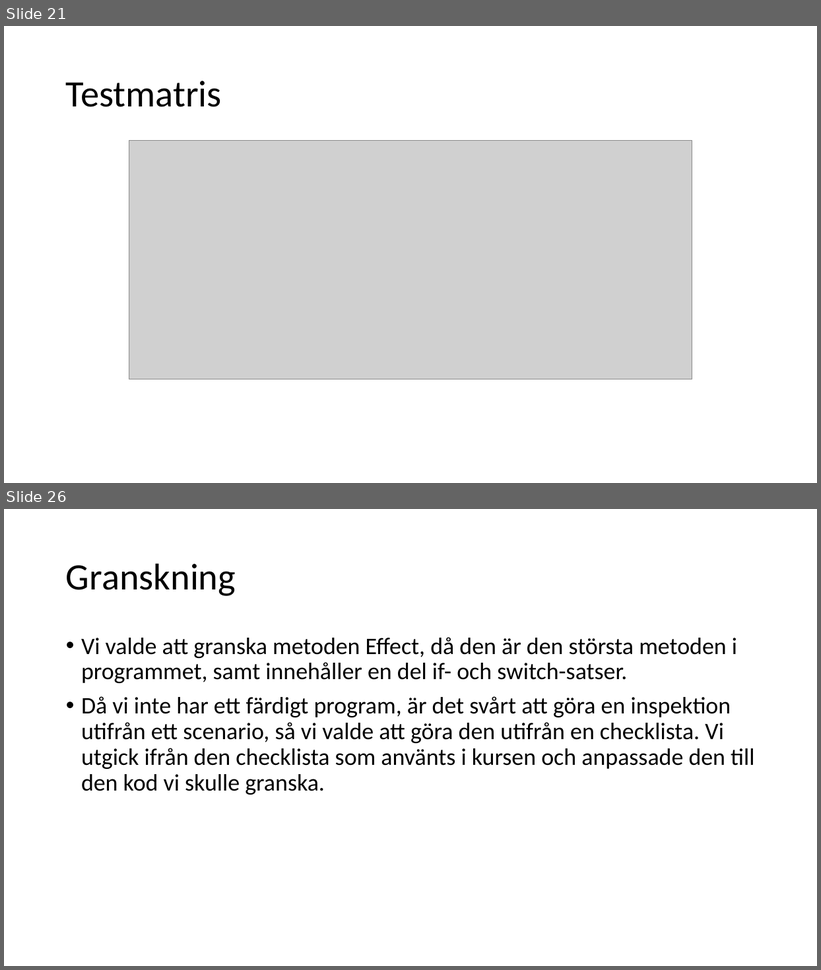
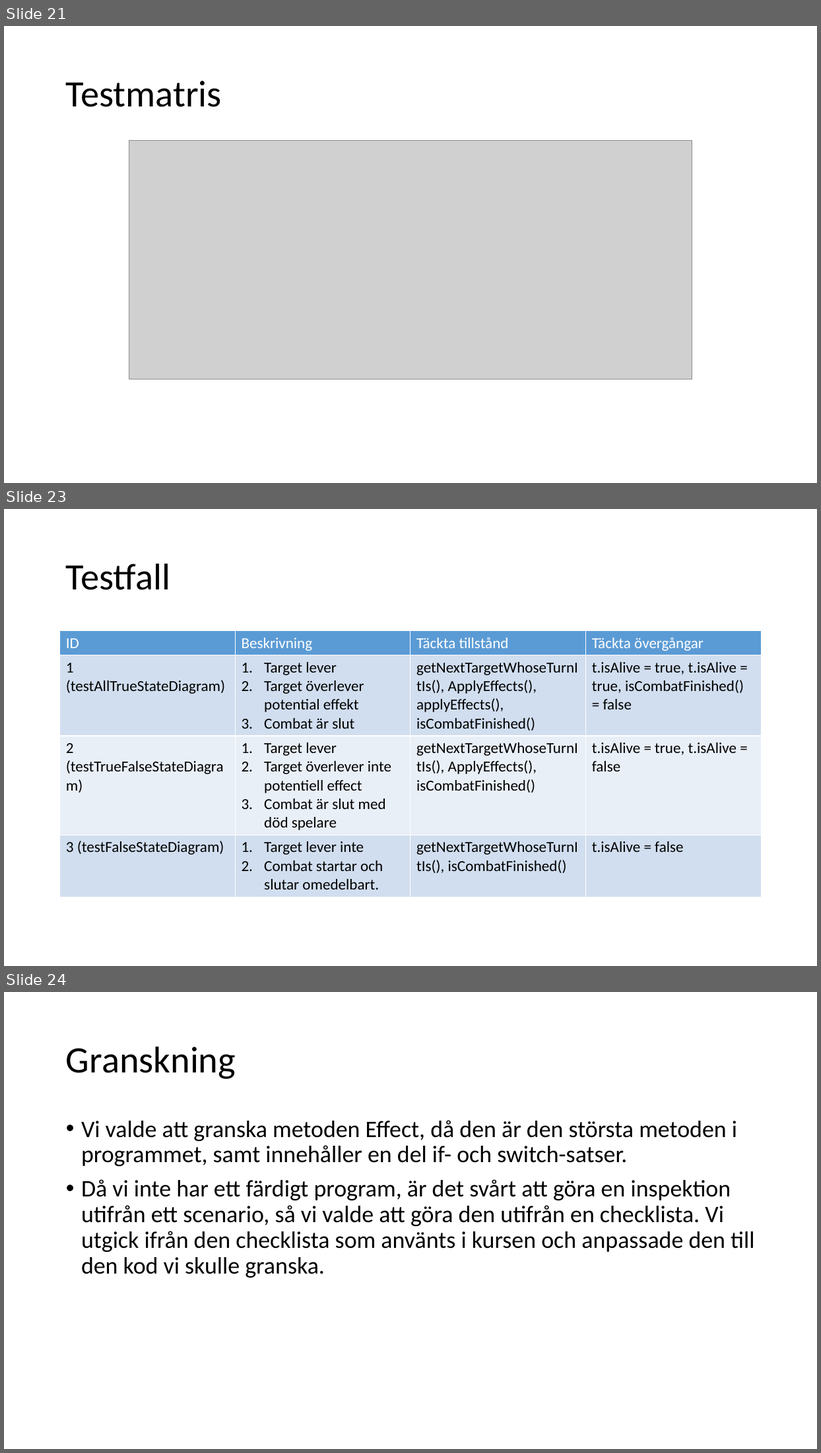
Before and after one commit to knopp10000/Inte_Roligt, a slide deck: slutredovisning.pptx. Shown one above the other, each under a label of ours: slides 21 and 26 before the commit, slides 21, 23 and 24 after it; the slides between them are not shown. The pictures are 821x970 and 821x1453 pixels, drawn with LibreOffice and Linux fonts; fonts in the diff are those of the drawing; grey boxes stand for pictures. Boxes give left, top, right and bottom in pixels: in the first picture for what was removed or moved away, otherwise in the second. Text is boxed around its words. In the diff, an @@ line names an element or a change of style, - is before the commit and + after.

Commit message:
Tillståndmaskin added to powerpoint

```diff
--- a/slutredovisning.pptx
+++ b/slutredovisning.pptx
@@ slide 23 added at (4,509,817,966), background #FFFFFF @@
@@ title added at (66,563,170,590), 44 pt, text #000000 @@
+Testfall
@@ table added at (60,631,763,894), 4 rows, 4 columns @@
+ID | Beskrivning | Täckta tillstånd | Täckta övergångar
+1 (testAllTrueStateDiagram) | Target lever / Target överlever potential effekt / Combat är slut | getNextTargetWhoseTurnItIs(), ApplyEffects(), applyEffects(), isCombatFinished() | t.isAlive = true, t.isAlive = true, isCombatFinished() = false
+2 (testTrueFalseStateDiagram) | Target lever / Target överlever inte potentiell effect / Combat är slut med död spelare | getNextTargetWhoseTurnItIs(), ApplyEffects(), isCombatFinished() | t.isAlive = true, t.isAlive = false
+3 (testFalseStateDiagram) | Target lever inte / Combat startar och slutar omedelbart. | getNextTargetWhoseTurnItIs(), isCombatFinished() | t.isAlive = false
@@ what was slide 26 is now slide 24 @@
```
Also in this commit, not shown: 1 slide changed, 3 slides removed.
